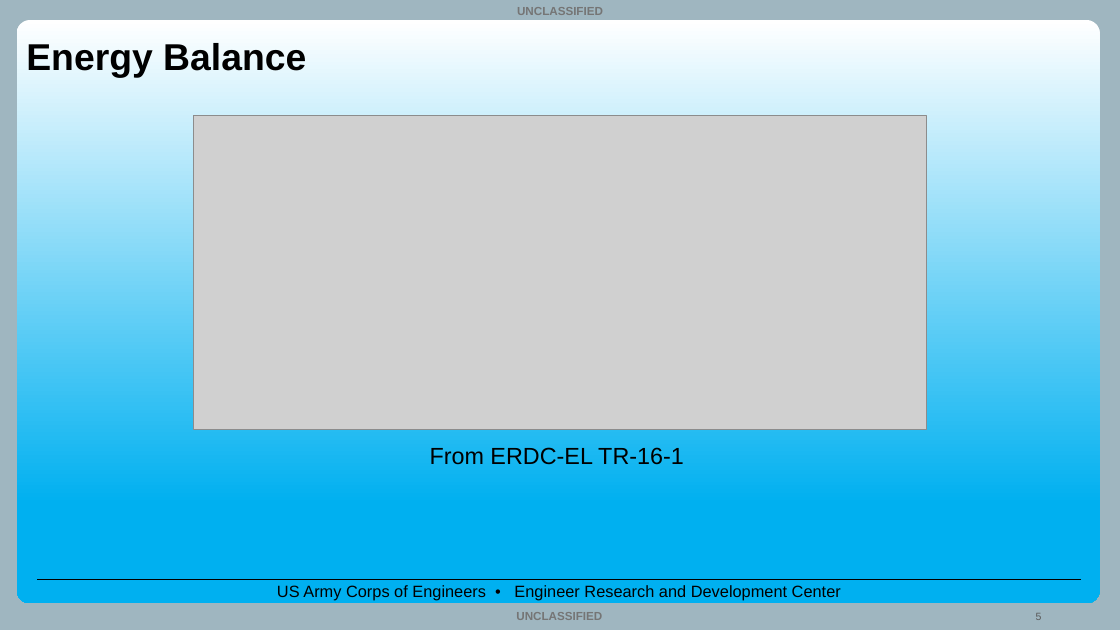
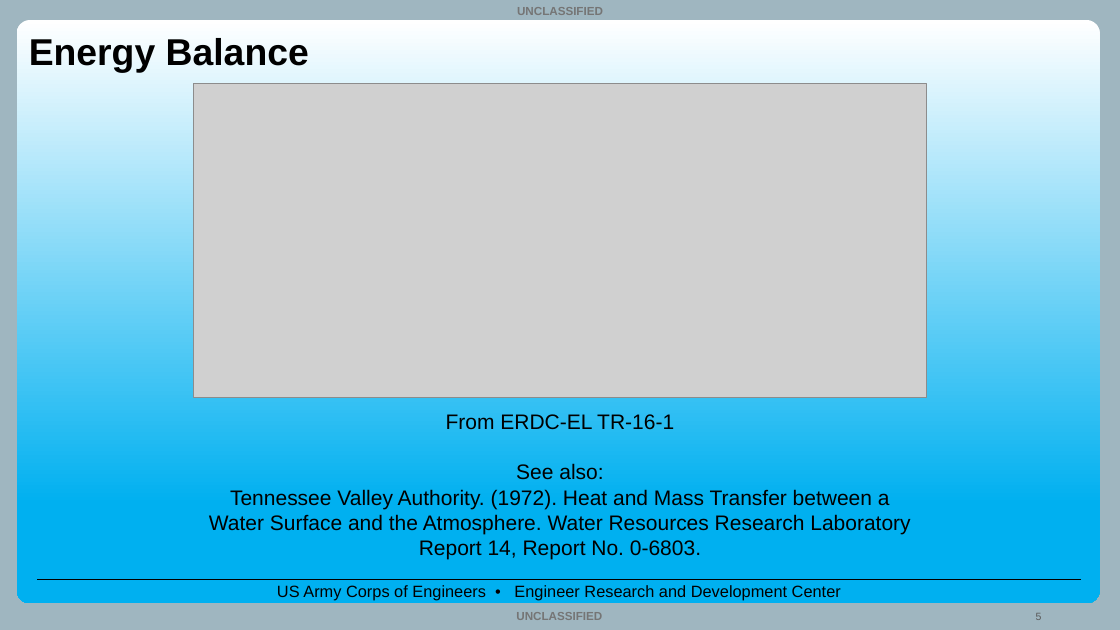
Before and after one commit to EcohydrologyTeam/CE-QUAL-W2-Workshop-2025, a slide deck: slide 5 of Lectures/1.04_Lecture_Water_Temperature_Modeling_Sep2025_TS.pptx. Drawn at 1120x630 pixels with LibreOffice and Linux fonts; fonts in the diff are those of the drawing; grey boxes stand for pictures; background and template pictures are left out. Boxes give left, top, right and bottom in pixels: in the first picture for what was removed or moved away, otherwise in the second. Text is boxed around its words. In the diff, an @@ line names an element or a change of style, - is before the commit and + after.

```diff
--- a/Lectures/1.04_Lecture_Water_Temperature_Modeling_Sep2025_TS.pptx
+++ b/Lectures/1.04_Lecture_Water_Temperature_Modeling_Sep2025_TS.pptx
@@ title "Energy Balance" moved from (x1=26, y1=43, x2=306, y2=77) to (x1=29, y1=38, x2=309, y2=72) @@
@@ picture moved from (x1=193, y1=116, x2=927, y2=429) to (x1=193, y1=83, x2=927, y2=397) @@
@@ text "From ERDC-EL TR-16-1" moved from (x1=430, y1=447, x2=684, y2=465) to (x1=209, y1=414, x2=910, y2=559) @@
@@ text at (x1=446, y1=414, x2=674, y2=430): size 20 to 18 pt in "From ERDC-EL TR-16-1" @@
@@ text at (x1=209, y1=463, x2=910, y2=559): paragraphs added @@
+See also:
+Tennessee Valley Authority. (1972). Heat and Mass Transfer between a Water Surface and the Atmosphere. Water Resources Research Laboratory Report 14, Report No. 0-6803.
```
Also in this commit, not shown: 17 other slides changed.
